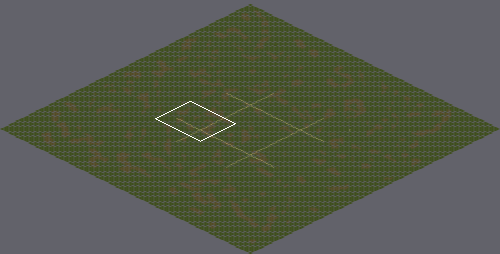
Two versions of a level (Tiled map, SGClient/TiledMap/worldmap.tmx). Above: a wide view before the commit, with the close-up outlined.
Close-up. Old version:
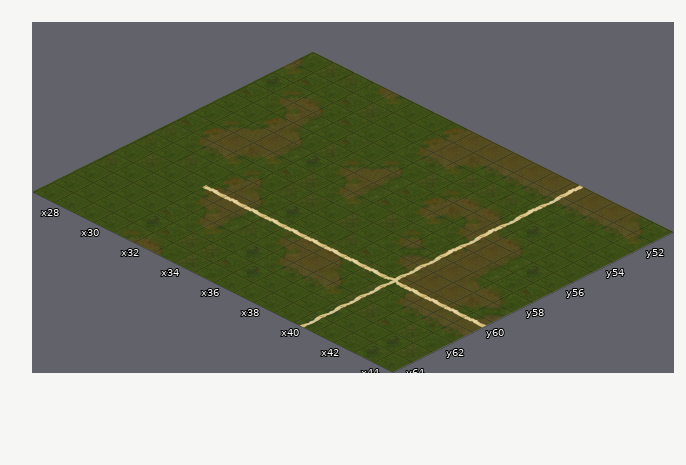
Cells are 256x128 px. Isometric: x runs down to the right, y down to the left. Shown: x 27..44, y 51..64. The commit also changed other parts of the map, which this record leaves out.
After the commit:
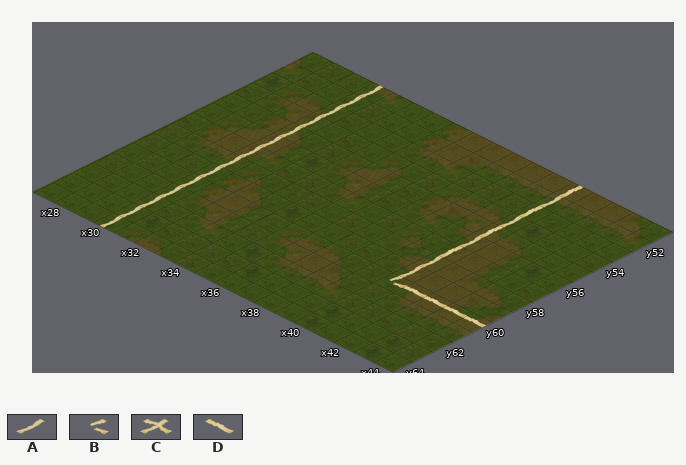
Key: from "worldmap_road": A 0, B 3, C 6, D 7.
_ is an empty cell.
From old to new:
Layer "road":
y 51..59: x 30 _ -> A
y 60: x 30..40 _DDDDDDDDDC -> A_________B
y 61..64: x 30 _ -> A; x 40 A -> _
